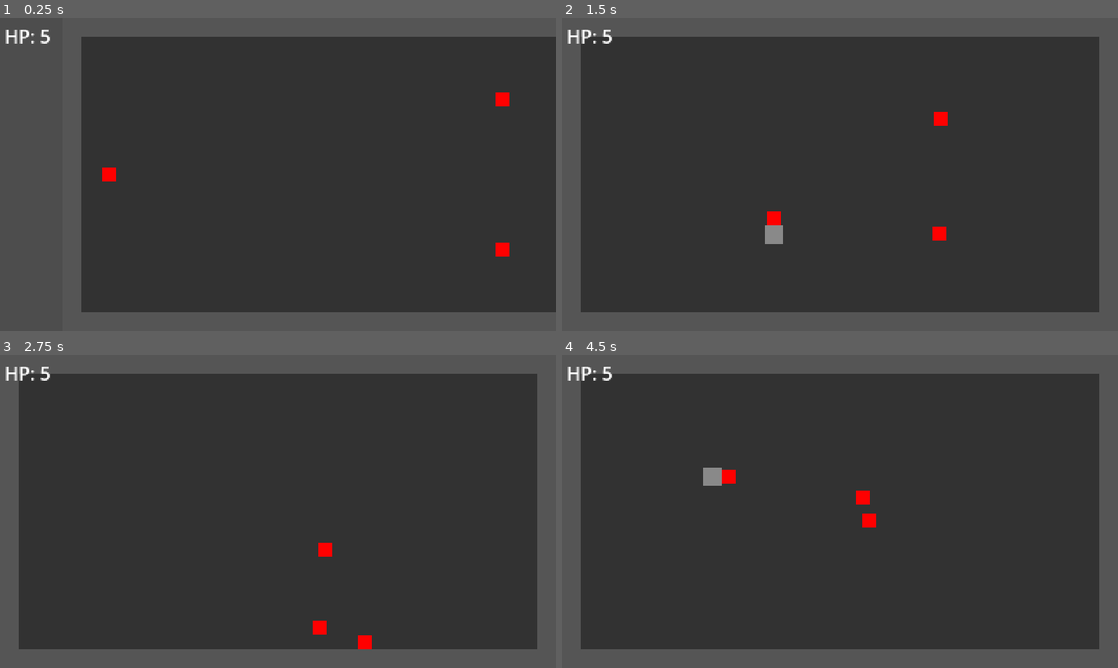
Above: before the commit, frames 1-4 (two rows, left to right).
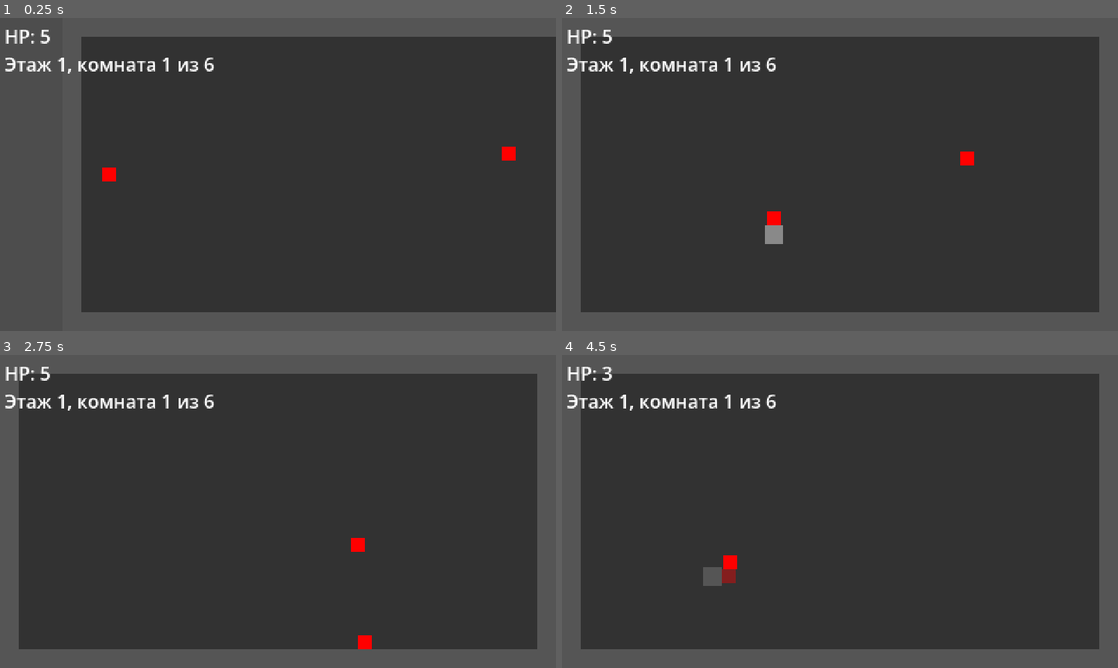
Above: after the commit, the same moments.

Repository: yungvlone112/first-roguelike-project
Game: Godot game, scene res://scenes/main.tscn
Same seed, same stepped clock (60 frames per second), same inputs: the game is played once before the commit and once after it.
Inputs:
- Up to frame 1 (0.25 s): no input
- Up to frame 2 (1.5 s): hold D (move_right) 0.53-1.28 s; tap J (attack) at 0.6, 1.35 s; hold S (move_down) from 1.28 s (still down)
- Up to frame 3 (2.75 s): release S (move_down) at 2.03 s; hold D (move_right) from 2.03 s (still down); tap J (attack) at 2.1 s
- Up to frame 4 (4.5 s): release D (move_right) at 2.78 s; hold W (move_up) 2.78-3.53 s; tap J (attack) at 2.85, 3.6, 4.35 s; hold A (move_left) from 3.53 s (still down)

The runs differ from the first frame. In frame 1, 1.0% of the frame differs, in the area x 0-93%, y 12-77%; in frame 2, 1.0%; in frame 3, 1.0%; in frame 4, 1.7%, in the area x 0-57%, y 3-74%.

Commit message:
Генерация комнаты и врагов

Diff:
--- a/scenes/enemy.tscn
+++ b/scenes/enemy.tscn
@@ -7,7 +7,7 @@
 
 [node name="Enemy" type="CharacterBody2D" unique_id=1231709651]
 script = ExtResource("1_7p1mj")
-speed = 80.0
+speed = 50.0
 
 [node name="CollisionShape2D" type="CollisionShape2D" parent="." unique_id=1246365021]
 shape = SubResource("RectangleShape2D_hf7dp")
--- a/scenes/player.tscn
+++ b/scenes/player.tscn
@@ -48,3 +48,9 @@
 offset_top = 4.0
 offset_right = 44.0
 offset_bottom = 27.0
+
+[node name="InfoLabel" type="Label" parent="HUD" unique_id=861509650]
+offset_left = 4.0
+offset_top = 28.0
+offset_right = 44.0
+offset_bottom = 51.0
--- a/scenes/room.tscn
+++ b/scenes/room.tscn
@@ -2,7 +2,6 @@
 
 [ext_resource type="Script" uid="uid://d10j0k7xk5qwu" path="res://scripts/room.gd" id="1_85yof"]
 [ext_resource type="PackedScene" uid="uid://cs24vwrgnfejb" path="res://scenes/wall.tscn" id="2_14vil"]
-[ext_resource type="PackedScene" uid="uid://oyjy64bimjx6" path="res://scenes/enemy.tscn" id="3_jxe34"]
 
 [sub_resource type="RectangleShape2D" id="RectangleShape2D_hf7dp"]
 size = Vector2(300, 180)
@@ -54,9 +53,3 @@
 shape = SubResource("RectangleShape2D_fqxyq")
 
 [node name="Enemies" type="Node2D" parent="." unique_id=811026082]
-
-[node name="Enemy" parent="Enemies" unique_id=1231709651 instance=ExtResource("3_jxe34")]
-position = Vector2(380, 70)
-
-[node name="Enemy2" parent="Enemies" unique_id=1851190659 instance=ExtResource("3_jxe34")]
-position = Vector2(380, 200)
--- a/scripts/main.gd
+++ b/scripts/main.gd
@@ -2,24 +2,54 @@
 
 const ROOM = preload("res://scenes/room.tscn")
 
-var rooms_done := 0
+var floor_num := 1
+var room_idx := 0
+var rooms_in_floor := 5
 var current: Node2D
+var transitioning := false
 
 @onready var player = $Player
+@onready var info: Label = $Player/HUD/InfoLabel
+
+func log_msg(text):
+	print("[%.2f] %s" % [Time.get_ticks_msec() / 1000.0, text])
 
 func _ready():
+	start_floor()
+
+func start_floor():
+	room_idx = 0
+	rooms_in_floor = randi_range(5, 6)
+	log_msg("НОВЫЙ ЭТАЖ %d, комнат: %d" % [floor_num, rooms_in_floor])
 	load_room()
 
 func load_room():
+	transitioning = false
 	if current:
 		current.queue_free()
 	current = ROOM.instantiate()
+	if room_idx == 0:
+		current.enemy_count = 1
+	elif room_idx == rooms_in_floor - 1:
+		current.enemy_count = 5 + floor_num
+	else:
+		current.enemy_count = randi_range(2, 3 + floor_num)
+	player.global_position = Vector2(40, 135)
 	add_child(current)
 	move_child(current, 0)
 	current.exited.connect(_on_room_exited)
-	player.global_position = Vector2(40, 135)
+	info.text = "Этаж %d, комната %d из %d" % [floor_num, room_idx + 1, rooms_in_floor]
+	log_msg("загружена комната %d из %d, врагов: %d, надпись: %s" % [room_idx + 1, rooms_in_floor, current.enemy_count, info.text])
 
 func _on_room_exited():
-	rooms_done += 1
-	print("комнат пройдено: ", rooms_done)
-	load_room.call_deferred()
+	if transitioning:
+		log_msg("лишний сигнал выхода проигнорирован")
+		return
+	transitioning = true
+	log_msg("выход из комнаты %d из %d (этаж %d)" % [room_idx + 1, rooms_in_floor, floor_num])
+	room_idx += 1
+	if room_idx >= rooms_in_floor:
+		floor_num += 1
+		start_floor.call_deferred()
+	else:
+		load_room.call_deferred()
--- a/scripts/player.gd
+++ b/scripts/player.gd
@@ -7,6 +7,7 @@
 @export var max_hp := 5
 @export var iframes := 1.0
 
+var dead := false
 var hp := 0
 var facing := Vector2.RIGHT
 var can_attack := true
@@ -55,12 +56,13 @@
 	hp_label.text = "HP: %d" % hp
 
 func take_damage(amount):
-	if invincible:
+	if invincible or dead:
 		return
 	hp -= amount
 	update_hp()
 	if hp <= 0:
-		get_tree().reload_current_scene()
+		dead = true
+		get_tree().call_deferred("reload_current_scene")
 		return
 	invincible = true
 	modulate.a = 0.4
--- a/scripts/room.gd
+++ b/scripts/room.gd
@@ -2,14 +2,22 @@
 
 signal exited
 
+const ENEMY = preload("res://scenes/enemy.tscn")
+
+var enemy_count := 2
 var alive := 0
 var started := false
+var exiting := false
 
 @onready var door = $Door
 @onready var trigger: Area2D = $Trigger
 @onready var exit_zone: Area2D = $Exit
 
 func _ready():
+	for i in enemy_count:
+		var e = ENEMY.instantiate()
+		e.position = Vector2(randf_range(150, 420), randf_range(50, 220))
+		$Enemies.add_child(e)
 	door.unlock()
 	for e in $Enemies.get_children():
 		alive += 1
@@ -27,8 +35,12 @@
 			e.active = true
 
 func _on_exit(body):
-	if body.is_in_group("player"):
-		exited.emit()
+	if exiting or not body.is_in_group("player"):
+		return
+	if body.global_position.x < 400:
+		return
+	exiting = true
+	exited.emit()
 
 func _on_enemy_died():
 	alive -= 1
